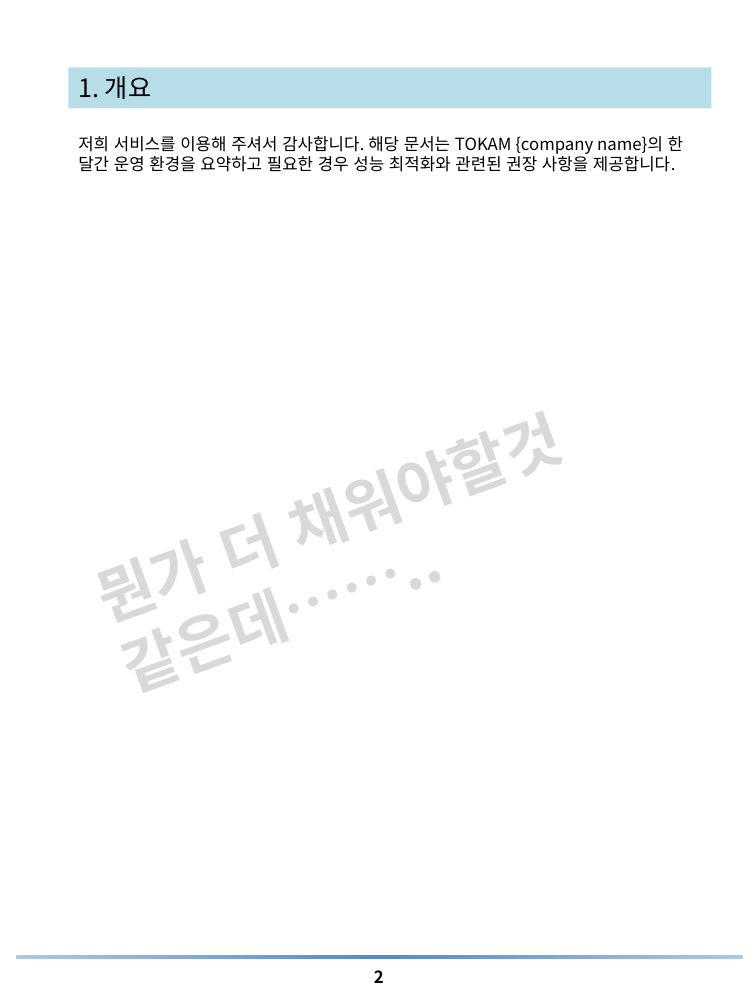
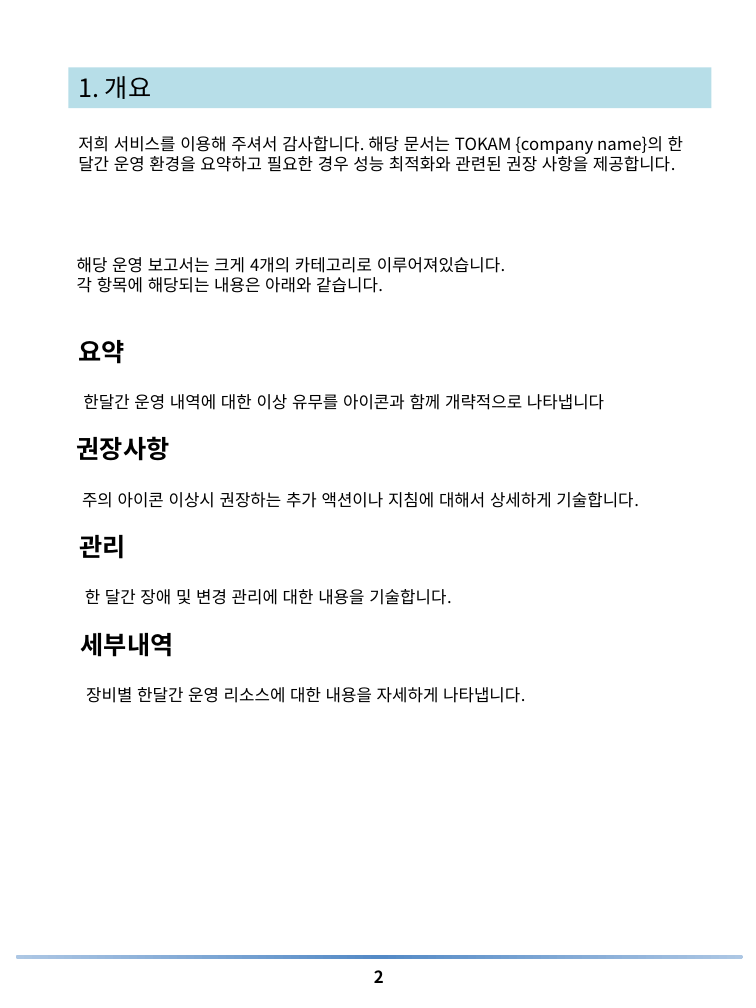
Before and after one commit to uzusun/atom_example, a slide deck: slide 2 of document/[지메이트] 월간보고서 sample.pptx. Drawn at 756x1008 pixels with LibreOffice and Linux fonts; fonts in the diff are those of the drawing; background and template pictures are left out. Boxes give left, top, right and bottom in pixels: in the first picture for what was removed or moved away, otherwise in the second. Text is boxed around its words. In the diff, an @@ line names an element or a change of style, - is before the commit and + after.

```diff
--- a/document/[지메이트] 월간보고서 sample.pptx
+++ b/document/[지메이트] 월간보고서 sample.pptx
@@ text added at box(77, 257, 505, 293), 12 pt, text #000000 @@
+해당 운영 보고서는 크게 4개의 카테고리로 이루어져있습니다.
+각 항목에 해당되는 내용은 아래와 같습니다.
@@ text added at box(78, 340, 124, 364), 18 pt, text #000000, bold @@
+요약
@@ text added at box(83, 394, 604, 410), 12 pt, text #000000 @@
+한달간 운영 내역에 대한 이상 유무를 아이콘과 함께 개략적으로 나타냅니다
@@ text added at box(77, 436, 170, 461), 18 pt, text #000000, bold @@
+권장사항
@@ text added at box(82, 492, 639, 508), 12 pt, text #000000 @@
+주의 아이콘 이상시 권장하는 추가 액션이나 지침에 대해서 상세하게 기술합니다.
@@ text added at box(79, 535, 125, 559), 18 pt, text #000000, bold @@
+관리
@@ text removed at box(107, 552, 240, 710) @@
-뭔가 더 채워야할것 같은데……..
@@ text added at box(85, 589, 451, 605), 12 pt, text #000000 @@
+한 달간 장애 및 변경 관리에 대한 내용을 기술합니다.
@@ text added at box(81, 633, 174, 657), 18 pt, text #000000, bold @@
+세부내역
@@ text added at box(86, 687, 525, 703), 12 pt, text #000000 @@
+장비별 한달간 운영 리소스에 대한 내용을 자세하게 나타냅니다.
```
Also in this commit, not shown: 4 other slides changed, 2 slides added.
